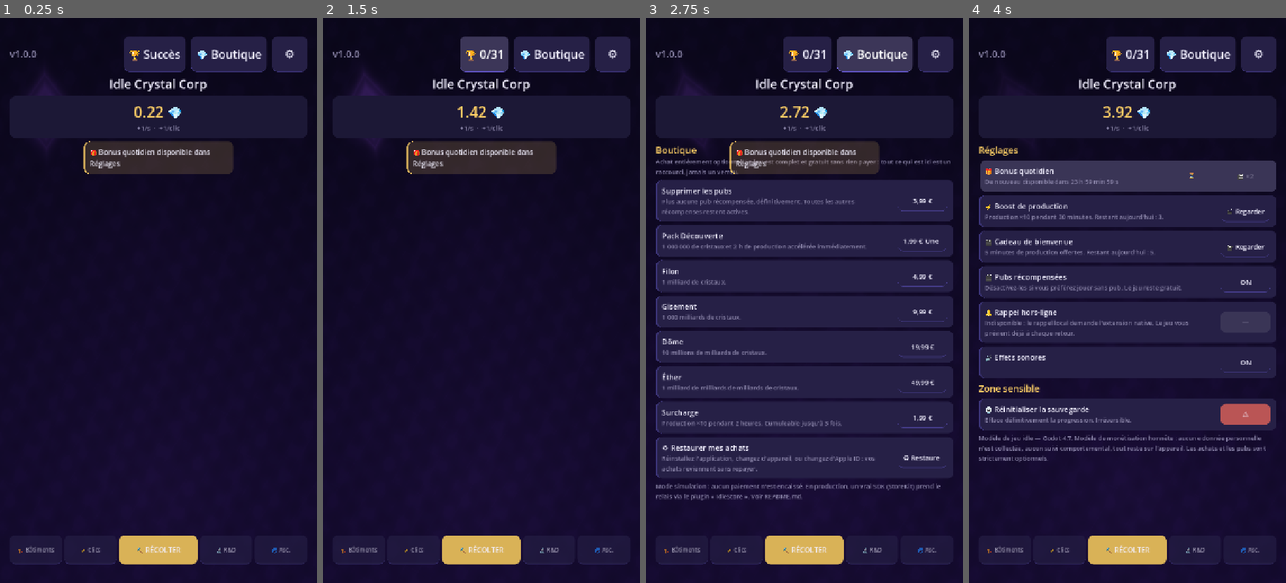
Above: before the commit, frames 1-4 (left to right).
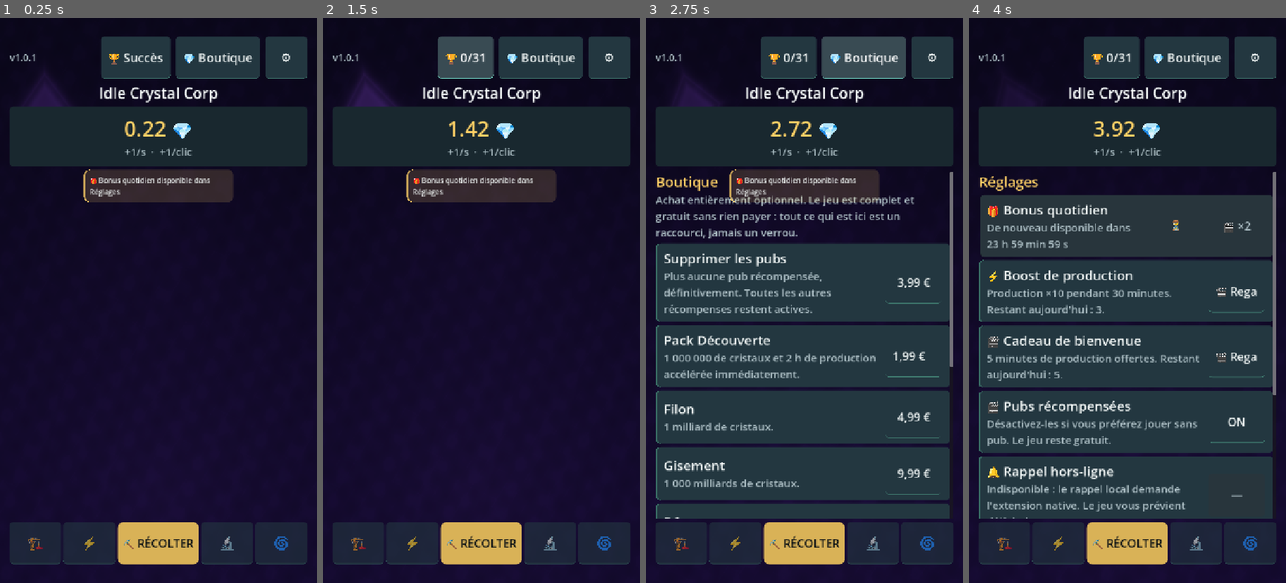
Above: after the commit, the same moments.

Repository: AurelienLELEU/IdleCrystalCorp
Game: Godot game, scene res://scenes/Main.tscn
Same seed, same stepped clock (60 frames per second), same inputs: the game is played once before the commit and once after it.
Inputs:
- Up to frame 1 (0.25 s): no input
- Up to frame 2 (1.5 s): click "🏆 Succès" at 0.5 s; click "🏆 0/31" at 1.25 s
- Up to frame 3 (2.75 s): click "💎 Boutique" at 2 s
- Up to frame 4 (4 s): click "⚙️" at 2.75 s; click "🎁" at 3.5 s

The runs differ from the first frame. In frame 1, 14% of the frame differs, in the area x 2-97%, y 3-97%; in frame 2, 14%; in frame 3, 38%; in frame 4, 44%.
Error in both runs: Invalid call. Nonexistent function 'is_positive' in base 'RefCounted (BigNum)'. (res://core_engine/GameManager.gd:773)

Commit message:
Improve game UI readability and responsive toolbar layout

Diff:
--- a/ios/core_engine/UITheme.gd
+++ b/ios/core_engine/UITheme.gd
@@ -7,56 +7,59 @@
 ## diff lisible, ni paramétrable. Ici les couleurs sont des constantes en un seul
 ## endroit, et l'adaptation au mode clair/au daltonisme reste possible.
 
-const BG := Color("0d0b1a")
-const BG_DEEP := Color("07060f")
-const PANEL := Color("1c1836")
-const PANEL_ALT := Color("262046")
-const ACCENT := Color("7b6cf6")
-const ACCENT_DARK := Color("5a4bd6")
+const BG := Color("10191d")
+const BG_DEEP := Color("090f13")
+const PANEL := Color("19282f")
+const PANEL_ALT := Color("233740")
+const ACCENT := Color("74e0cc")
+const ACCENT_DARK := Color("237c70")
 const GOLD := Color("ffd166")
-const TEXT := Color("f2f0ff")
-const MUTED := Color("8f89ad")
+const TEXT := Color("f2f7f6")
+const MUTED := Color("afc1c7")
 const SUCCESS := Color("4ade80")
 const WARN := Color("fbbf24")
 const ERROR := Color("f87171")
-const DISABLED := Color("3a3556")
+const DISABLED := Color("28353c")
 
 
 static func build() -> Theme:
 	var theme := Theme.new()
-	theme.default_font_size = 17
+	theme.default_font_size = 24
 
 	# -- Labels
 	theme.set_color("font_color", "Label", TEXT)
 	theme.set_color("font_outline_color", "Label", BG_DEEP)
 	theme.set_constant("outline_size", "Label", 0)
-	theme.set_font_size("font_size", "Label", 17)
+	theme.set_font_size("font_size", "Label", 24)
 
 	# -- Fond
 	theme.set_stylebox("panel", "Panel", box(BG_DEEP, 0, 0))
-	theme.set_stylebox("panel", "PanelContainer", box(PANEL, 14, 12))
+	theme.set_stylebox("panel", "PanelContainer", box(PANEL, 8, 16))
 
 	# -- Boutons
-	var normal := box(PANEL_ALT, 12, 10)
+	var normal := box(PANEL_ALT, 8, 14)
 	normal.border_color = ACCENT.darkened(0.45)
 	normal.border_width_bottom = 2
-	var hover := box(PANEL_ALT.lightened(0.10), 12, 10)
+	var hover := box(PANEL_ALT.lightened(0.10), 8, 14)
 	hover.border_color = ACCENT
 	hover.border_width_bottom = 2
-	var pressed := box(ACCENT_DARK, 12, 10)
+	var pressed := box(ACCENT_DARK, 8, 14)
 	pressed.border_color = GOLD
 	pressed.border_width_bottom = 2
-	var disabled := box(DISABLED, 12, 10)
+	var disabled := box(DISABLED, 8, 14)
 	theme.set_stylebox("normal", "Button", normal)
 	theme.set_stylebox("hover", "Button", hover)
 	theme.set_stylebox("pressed", "Button", pressed)
-	theme.set_stylebox("focus", "Button", box(Color(0, 0, 0, 0), 12, 10))
+	var focus := box(Color(0, 0, 0, 0), 8, 14)
+	focus.border_color = ACCENT
+	focus.set_border_width_all(2)
+	theme.set_stylebox("focus", "Button", focus)
 	theme.set_stylebox("disabled", "Button", disabled)
 	theme.set_color("font_color", "Button", TEXT)
 	theme.set_color("font_hover_color", "Button", Color.WHITE)
-	theme.set_color("font_pressed_color", "Button", BG_DEEP)
-	theme.set_color("font_disabled_color", "Button", MUTED.darkened(0.2))
-	theme.set_font_size("font_size", "Button", 17)
+	theme.set_color("font_pressed_color", "Button", TEXT)
+	theme.set_color("font_disabled_color", "Button", MUTED)
+	theme.set_font_size("font_size", "Button", 24)
 
 	# -- Barres de progression
 	theme.set_stylebox("background", "ProgressBar", box(DISABLED, 6, 0))
@@ -90,7 +93,7 @@
 
 ## Carte de liste (bouton d'achat d'un bâtiment, d'une recherche...).
 static func card(accent: Color = ACCENT) -> StyleBoxFlat:
-	var sb := box(PANEL_ALT, 12, 12)
+	var sb := box(PANEL_ALT, 8, 16)
 	sb.border_color = accent.darkened(0.5)
 	sb.border_width_left = 4
 	sb.content_margin_top = 12
--- a/ios/project.godot
+++ b/ios/project.godot
@@ -12,7 +12,7 @@
 
 config/name="Idle Crystal Corp"
 config/description="Modèle de jeu idle pour mobile : production automatique, ascension, gains hors-ligne, succès. 100 % jouable gratuitement."
-config/version="1.0.0"
+config/version="1.0.1"
 run/main_scene="uid://capq2y3nvisck"
 config/features=PackedStringArray("4.7", "GL Compatibility")
 boot_splash/bg_color=Color(0.027, 0.024, 0.059, 1)
--- a/ios/scenes/MainUI.gd
+++ b/ios/scenes/MainUI.gd
@@ -30,13 +30,15 @@
 ## La résolution de conception passe à 1080x1920 (×1,5). L'échelle de stretch
 ## compense cette densité pour le reste de l'UI; ces valeurs agrandissent
 ## spécifiquement la barre haute et gardent des cibles tactiles confortables.
-const TOP_BAR_BUTTON_HEIGHT := 80.0
-const TOP_BAR_BUTTON_MIN_WIDTH := 80.0
-const TOP_BAR_BUTTON_FONT_SIZE := 26
+const TOP_BAR_BUTTON_HEIGHT := 96.0
+const TOP_BAR_BUTTON_MIN_WIDTH := 96.0
+const TOP_BAR_BUTTON_FONT_SIZE := 28
 const TOP_BAR_VERSION_FONT_SIZE := 22
-const GAME_TITLE_FONT_SIZE := 28
+const GAME_TITLE_FONT_SIZE := 34
 const TOP_BAR_SEPARATION := 12
 const TOP_BAR_COMPACT_WIDTH := 520.0
+const TOP_BAR_SHORT_BUTTON_HEIGHT := 56.0
+const SHORT_VIEWPORT_HEIGHT := 520.0
 
 ## Taille du compteur de combo flottant, en unités de mise en page, et écart
 ## avec la barre basse. Constantes pour que le test puisse vérifier la position
@@ -46,7 +48,7 @@
 
 ## Hauteur minimale de la barre basse. Partagée par les boutons de navigation,
 ## le bouton de récolte et le positionnement du compteur de combo.
-const BOTTOM_BAR_HEIGHT := 66.0
+const BOTTOM_BAR_HEIGHT := 96.0
 
 @onready var _root_margin: MarginContainer = $Root
 @onready var _title_label: Label = $Root/Layout/TitleLabel
@@ -110,6 +112,9 @@
 	_title_label.text = GameManager.config.title
 	_title_label.add_theme_font_size_override("font_size", GAME_TITLE_FONT_SIZE)
 	_resource_label.add_theme_color_override("font_color", UITheme.GOLD)
+	_resource_label.add_theme_font_size_override("font_size", 48)
+	_rate_label.add_theme_font_size_override("font_size", 24)
+	_rate_label.add_theme_color_override("font_color", UITheme.MUTED)
 
 	# Une page fermée laisse toute la place au compteur et au bouton de récolte.
 	_switch_page("")
@@ -253,6 +258,9 @@
 			or _store_top_button == null or _settings_top_button == null:
 		return
 	var compact := size.x < TOP_BAR_COMPACT_WIDTH
+	var button_height := TOP_BAR_SHORT_BUTTON_HEIGHT if size.y < SHORT_VIEWPORT_HEIGHT else TOP_BAR_BUTTON_HEIGHT
+	for button in [_achievements_button, _store_top_button, _settings_top_button]:
+		button.custom_minimum_size = Vector2(TOP_BAR_BUTTON_MIN_WIDTH, button_height)
 	_version_label.visible = not compact
 	_achievements_button.text = "🏆" if compact else "🏆 Succès"
 	_achievements_button.tooltip_text = "Succès"
@@ -284,7 +292,10 @@
 	_harvest_button = Button.new()
 	_harvest_button.text = "⛏️ RÉCOLTER"
 	_harvest_button.custom_minimum_size = Vector2(0, BOTTOM_BAR_HEIGHT)
-	_harvest_button.add_theme_font_size_override("font_size", 16)
+	_harvest_button.add_theme_font_size_override("font_size", 26)
+	_harvest_button.add_theme_color_override("font_color", UITheme.BG_DEEP)
+	_harvest_button.add_theme_color_override("font_hover_color", UITheme.BG_DEEP)
+	_harvest_button.add_theme_color_override("font_pressed_color", UITheme.TEXT)
 	_harvest_button.size_flags_horizontal = Control.SIZE_EXPAND_FILL
 	_harvest_button.size_flags_stretch_ratio = 1.5
 	_harvest_button.add_theme_stylebox_override("normal", UITheme.box(UITheme.GOLD.darkened(0.15), 14, 10))
@@ -325,8 +336,9 @@
 
 func _nav_button(text: String, page_name: String) -> Button:
 	var btn := Button.new()
-	btn.text = text
-	btn.add_theme_font_size_override("font_size", 13)
+	btn.text = text.get_slice(" ", 0)
+	btn.tooltip_text = text
+	btn.add_theme_font_size_override("font_size", 36)
 	btn.custom_minimum_size = Vector2(0, BOTTOM_BAR_HEIGHT)
 	btn.clip_text = true
 	btn.size_flags_horizontal = Control.SIZE_EXPAND_FILL
@@ -1287,21 +1299,21 @@
 	line.add_child(texts)
 
 	row.title = Label.new()
-	row.title.add_theme_font_size_override("font_size", 17)
+	row.title.add_theme_font_size_override("font_size", 30)
 	row.title.autowrap_mode = TextServer.AUTOWRAP_WORD_SMART
 	texts.add_child(row.title)
 
 	row.subtitle = Label.new()
-	row.subtitle.add_theme_font_size_override("font_size", 14)
+	row.subtitle.add_theme_font_size_override("font_size", 24)
 	row.subtitle.add_theme_color_override("font_color", UITheme.MUTED)
 	row.subtitle.autowrap_mode = TextServer.AUTOWRAP_WORD_SMART
 	texts.add_child(row.subtitle)
 
 	row.button = Button.new()
-	row.button.custom_minimum_size = Vector2(112, 48)
+	row.button.custom_minimum_size = Vector2(128, 96)
 	row.button.size_flags_vertical = Control.SIZE_SHRINK_CENTER
 	row.button.clip_text = true
-	row.button.add_theme_font_size_override("font_size", 15)
+	row.button.add_theme_font_size_override("font_size", 26)
 	line.add_child(row.button)
 
 	return row
@@ -1311,10 +1323,10 @@
 ## les titres qui se wraps, sont gérés par l'autowrap du label.
 func _add_row_extra_button(row: Row) -> Button:
 	var btn := Button.new()
-	btn.custom_minimum_size = Vector2(112, 48)
+	btn.custom_minimum_size = Vector2(128, 96)
 	btn.size_flags_vertical = Control.SIZE_SHRINK_CENTER
 	btn.clip_text = true
-	btn.add_theme_font_size_override("font_size", 15)
+	btn.add_theme_font_size_override("font_size", 26)
 	row.button.get_parent().add_child(btn)
 	row.extra_button = btn
 	return btn
@@ -1325,14 +1337,14 @@
 	box.add_theme_constant_override("separation", 2)
 	var heading := Label.new()
 	heading.text = title
-	heading.add_theme_font_size_override("font_size", 21)
+	heading.add_theme_font_size_override("font_size", 32)
 	heading.add_theme_color_override("font_color", UITheme.GOLD)
 	box.add_child(heading)
 	if not subtitle.is_empty():
 		var sub := Label.new()
 		sub.text = subtitle
 		sub.autowrap_mode = TextServer.AUTOWRAP_WORD_SMART
-		sub.add_theme_font_size_override("font_size", 14)
+		sub.add_theme_font_size_override("font_size", 24)
 		sub.add_theme_color_override("font_color", UITheme.MUTED)
 		box.add_child(sub)
 	return box
--- a/ios/tests/test_ui_interaction.gd
+++ b/ios/tests/test_ui_interaction.gd
@@ -552,6 +552,32 @@
 		"mise en page : le compteur est sous la barre haute")
 	_check(bottom_bar.position.y >= resource_panel.position.y + resource_panel.size.y - 1.0,
 		"mise en page : la barre basse est sous le compteur")
+	if "--capture-ui" in OS.get_cmdline_user_args():
+		for transient in _ui.get_node("ToastLayer").get_children():
+			transient.queue_free()
+		for transient in _ui.get_node("FloatingLayer").get_children():
+			transient.queue_free()
+		var directory := ProjectSettings.globalize_path("user://ui-previews")
+		DirAccess.make_dir_recursive_absolute(directory)
+		for dimensions in [Vector2i(360, 800), Vector2i(412, 915), Vector2i(768, 1024)]:
+			root.size = dimensions
+			_ui.call("_switch_page", "")
+			_ui.call("_switch_page", "buildings")
+			await process_frame
+			await process_frame
+			await RenderingServer.frame_post_draw
+			_check(bottom_bar.size.x <= _ui.size.x + 1.0, "capture : navigation contenue %s" % dimensions)
+			_check(top_bar.size.x <= _ui.size.x + 1.0, "capture : outils contenus %s" % dimensions)
+			var image := root.get_texture().get_image()
+			_check(not image.is_empty(), "capture : image non vide %s" % dimensions)
+			var colors := {}
+			for image_row in range(0, image.get_height(), maxi(1, int(image.get_height() / 16.0))):
+				for image_column in range(0, image.get_width(), maxi(1, int(image.get_width() / 16.0))):
+					colors[image.get_pixel(image_column, image_row).to_html()] = true
+			_check(colors.size() > 12, "capture : contenu rendu %s (%d couleurs)" % [dimensions, colors.size()])
+			var destination := "%s/idle-%dx%d.png" % [directory, dimensions.x, dimensions.y]
+			_check(image.save_png(destination) == OK, "capture : PNG enregistre")
+			print("UI_CAPTURE: %s" % destination)
 
 
 # ======================================================================== outils
Not shown, changed: android/export_presets.cfg
